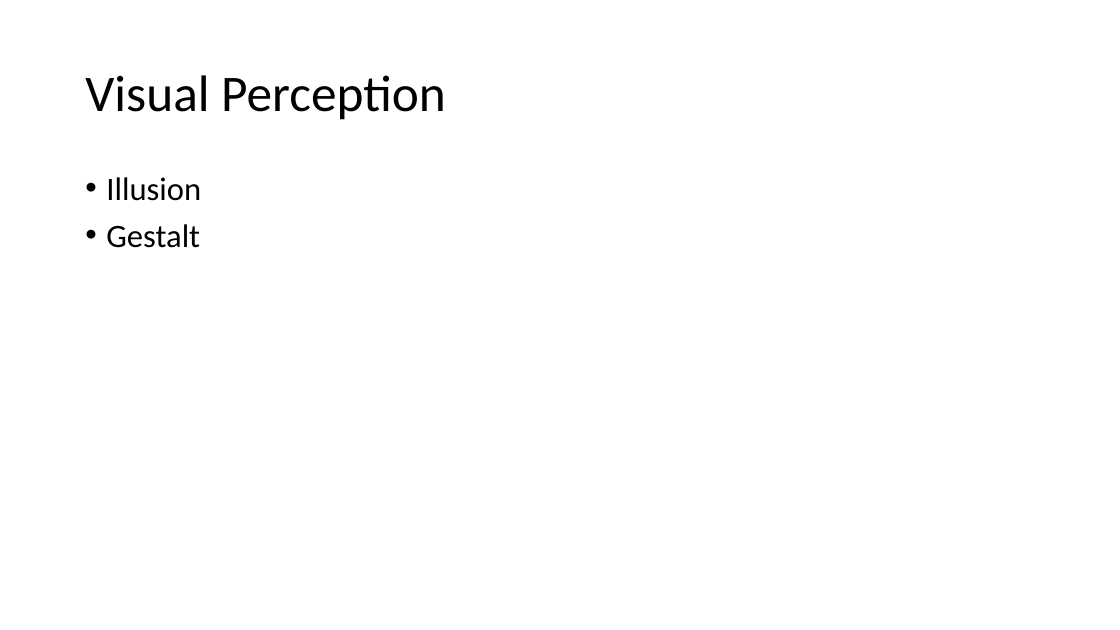
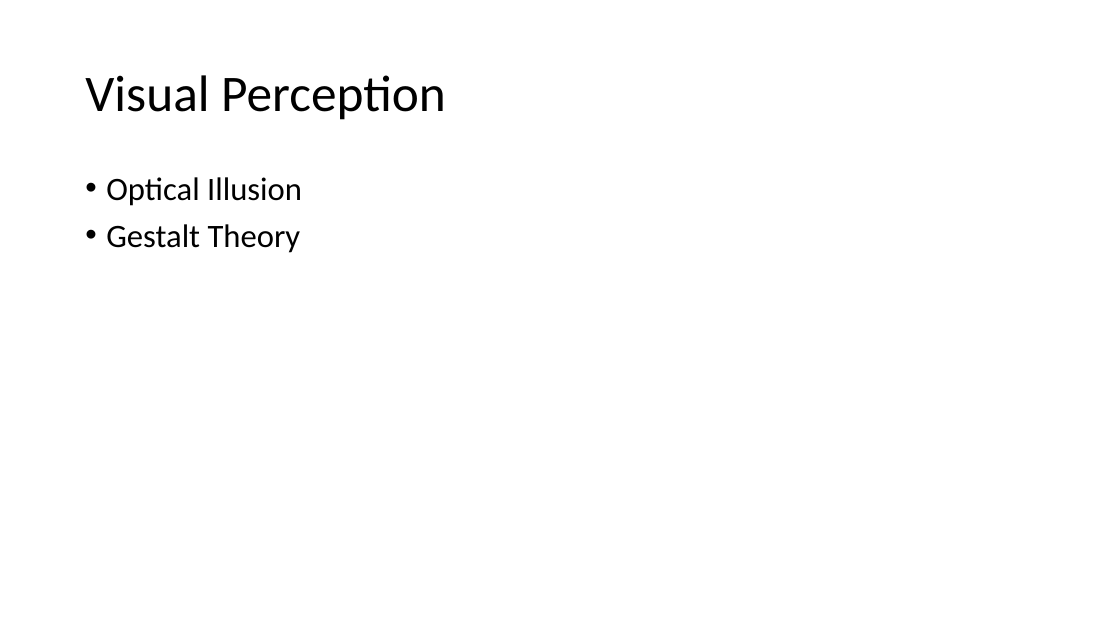
Before and after one commit to PatriciaXiao/Conclusion, a slide deck: slide 11 of Conclusion.pptx. Drawn at 1120x630 pixels with LibreOffice and Linux fonts; fonts in the diff are those of the drawing. Boxes give left, top, right and bottom in pixels: in the first picture for what was removed or moved away, otherwise in the second. Text is boxed around its words. In the diff, an @@ line names an element or a change of style, - is before the commit and + after.

```diff
--- a/Conclusion.pptx
+++ b/Conclusion.pptx
@@ text at [106, 177, 302, 253]: text changed @@
-• Illusion
-• Gestalt
+• Optical Illusion
+• Gestalt Theory
```
Also in this commit, not shown: 3 other slides changed, 2 other files.
